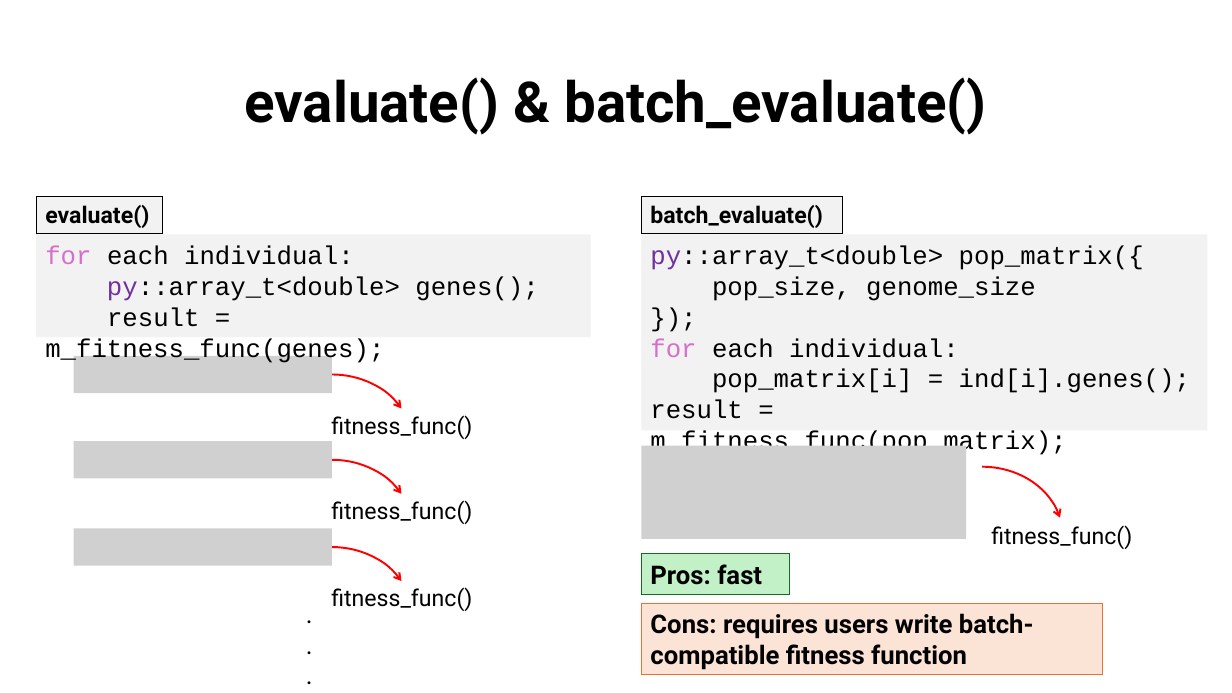
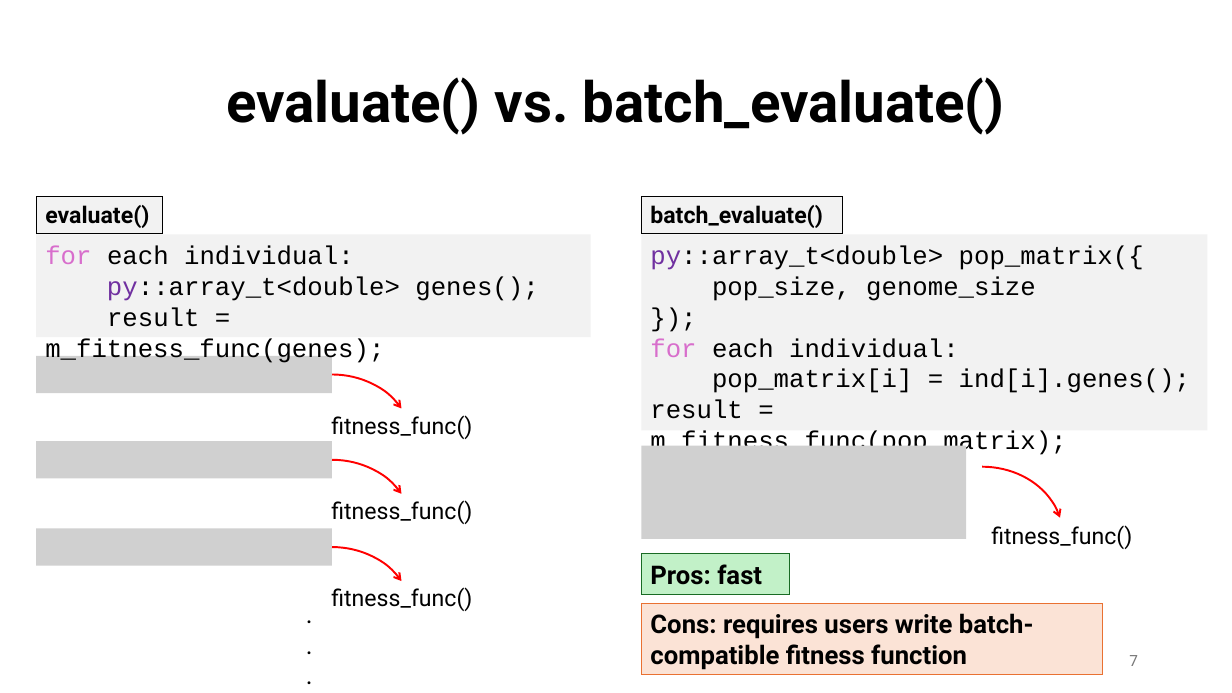
Before and after one commit to jylin34/FastGA, a slide deck: slide 7 of FastGA.pptx. Drawn at 1232x693 pixels with LibreOffice and Linux fonts; fonts in the diff are those of the drawing; grey boxes stand for pictures. Boxes give left, top, right and bottom in pixels: in the first picture for what was removed or moved away, otherwise in the second. Text is boxed around its words. In the diff, an @@ line names an element or a change of style, - is before the commit and + after.

```diff
--- a/FastGA.pptx
+++ b/FastGA.pptx
@@ title at bbox=[226, 77, 1005, 135]: text changed @@
-evaluate() & batch_evaluate()
+evaluate() vs. batch_evaluate()
@@ picture: place and size @@
-picture at bbox=[74, 356, 333, 393]
+picture at bbox=[36, 356, 332, 393]
@@ picture: place and size @@
-picture at bbox=[74, 441, 333, 478]
+picture at bbox=[36, 441, 332, 478]
@@ picture: place and size @@
-picture at bbox=[74, 529, 333, 566]
+picture at bbox=[36, 529, 332, 566]
@@ page number added at bbox=[1129, 655, 1138, 666], 12 pt, text #797979 @@
+7
```
Also in this commit, not shown: 9 other slides changed, 1 slide added, 1 slide removed, 1 other file.
